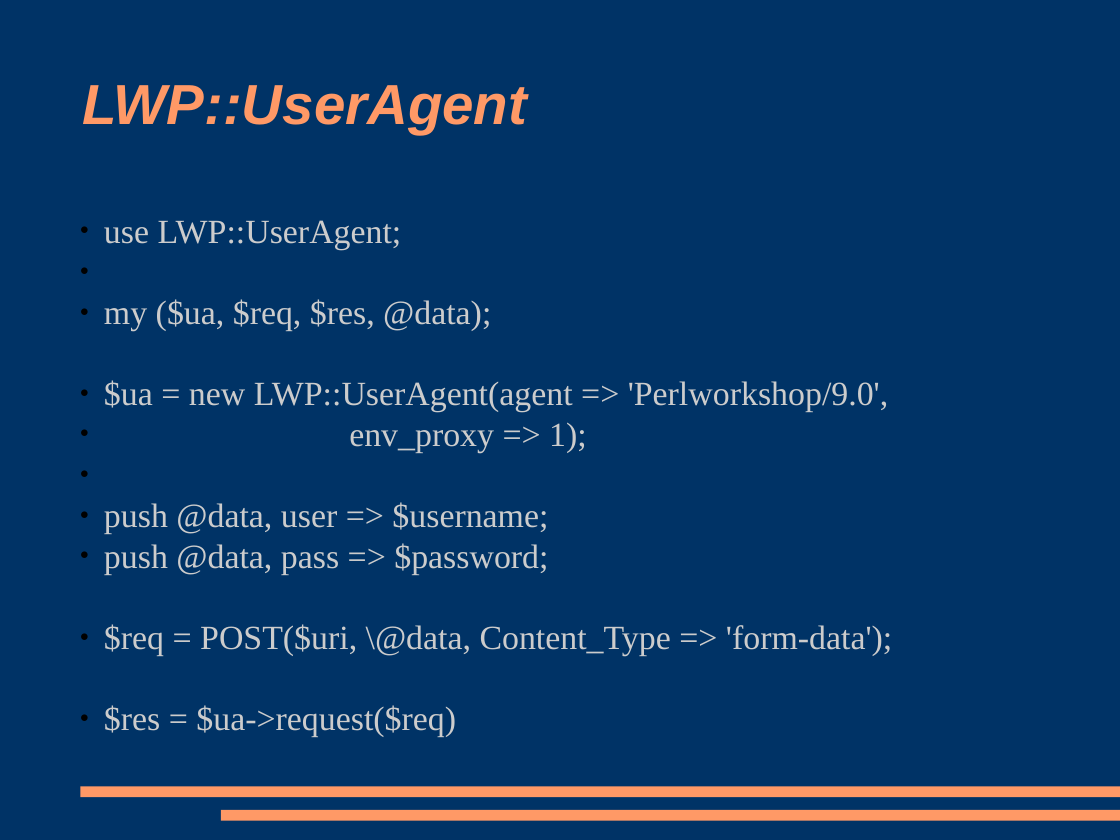
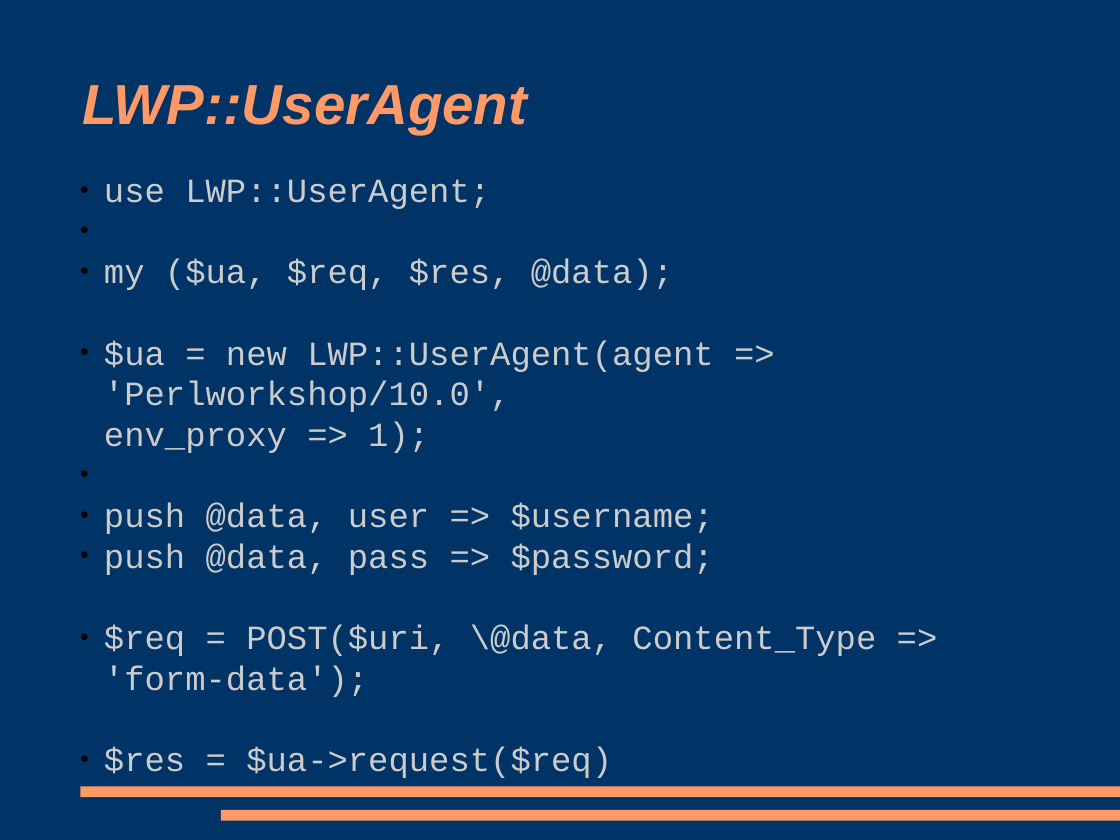
Before and after one commit to racke/Presentations, a slide deck: slide 18 of pws2008/rtrest.odp. Drawn at 1120x840 pixels with LibreOffice and Linux fonts; fonts in the diff are those of the drawing. Boxes give left, top, right and bottom in pixels: in the first picture for what was removed or moved away, otherwise in the second. Text is boxed around its words. In the diff, an @@ line names an element or a change of style, - is before the commit and + after.

Commit message:
text changes

```diff
--- a/pws2008/rtrest.odp
+++ b/pws2008/rtrest.odp
@@ subtitle "use LWP::UserAgent;": place and size @@
-subtitle "use LWP::UserAgent;" at (104,220,892,738)
+subtitle "use LWP::UserAgent;" at (104,179,876,778)
@@ subtitle at (104,179,876,778): font Times New Roman to Courier New in "use LWP::UserAgent;", "my ($ua, $req, $res, @data);", "push @data, user => $username;", "push @data, pass => $password;" and 2 more places @@
@@ subtitle at (104,340,714,453): text changed; font Times New Roman to Courier New @@
-  ● $ua = new LWP::UserAgent(agent => 'Perlworkshop/9.0',
-  ● env_proxy => 1);
+  ● $ua = new LWP::UserAgent(agent => 'Perlworkshop/10.0', env_proxy => 1);
```
Also in this commit, not shown: 16 other slides changed, 8 slides added, 4 slides removed.
